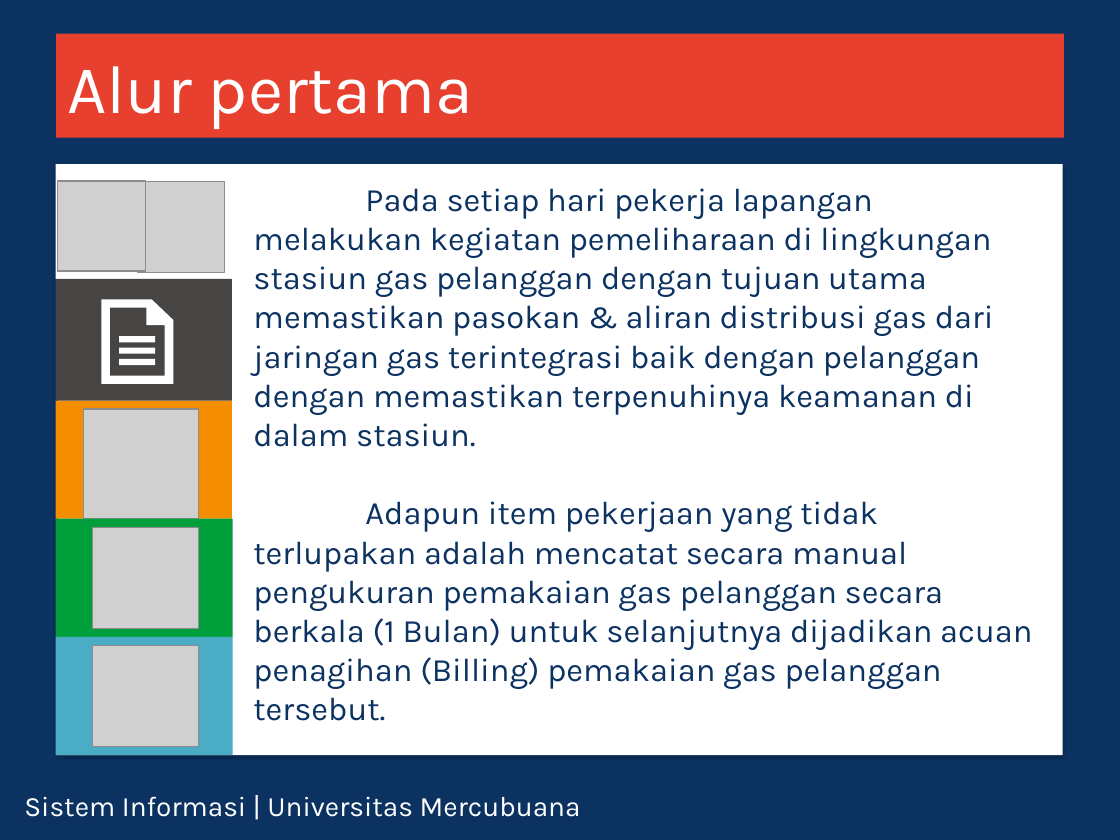
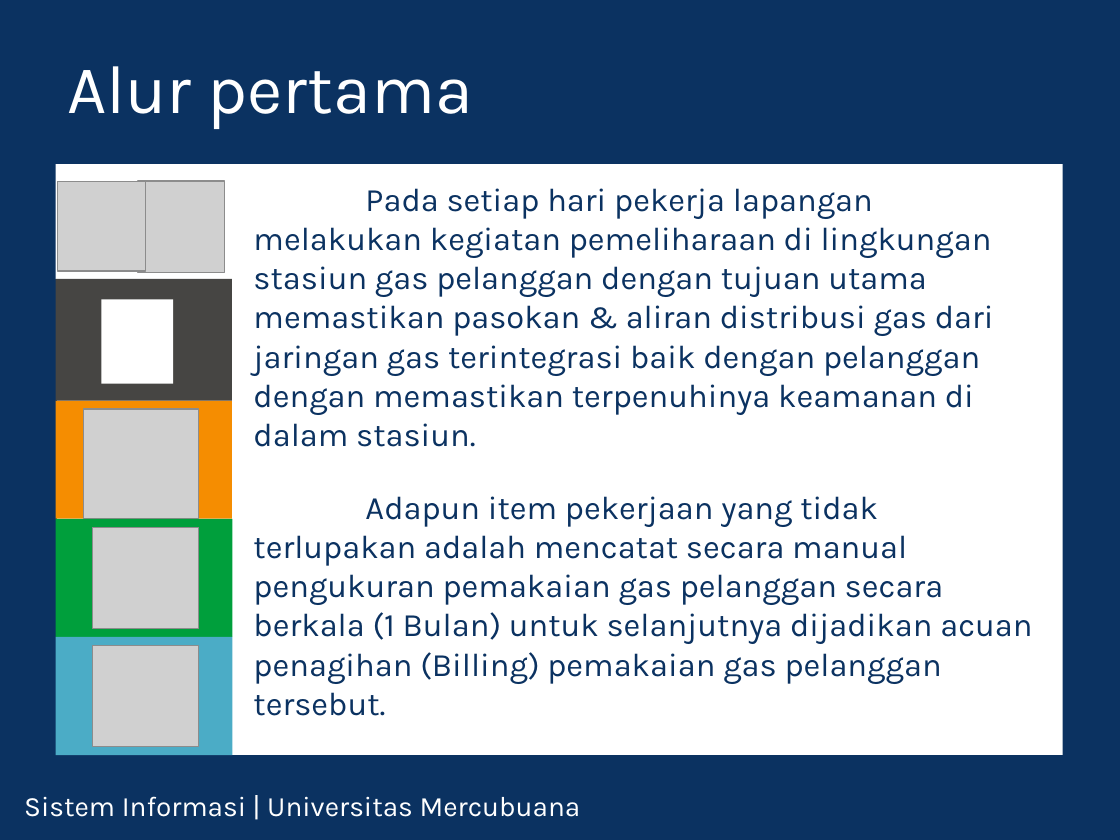
Before and after one commit to feldy/pgn, a slide deck: slide 5 of doc/ppt_new/metro-ui-style.pptx. Drawn at 1120x840 pixels with LibreOffice and Linux fonts; fonts in the diff are those of the drawing; grey boxes stand for pictures; background and template pictures are left out. Boxes give left, top, right and bottom in pixels: in the first picture for what was removed or moved away, otherwise in the second. Text is boxed around its words. In the diff, an @@ line names an element or a change of style, - is before the commit and + after.

```diff
--- a/doc/ppt_new/metro-ui-style.pptx
+++ b/doc/ppt_new/metro-ui-style.pptx
@@ text "Alur pertama": place and size @@
-text "Alur pertama" at [56, 34, 1064, 138]
+text "Alur pertama" at [67, 66, 473, 129]
@@ text "Alur pertama" at [67, 66, 473, 129]: fill #E8402E to none @@
@@ rectangle at [57, 165, 1063, 756]: shadow off @@
@@ text "Pada setiap hari pekerja lapangan ..." rewrapped from [253, 188, 1032, 650] to [253, 188, 1032, 716] @@
@@ freeform shape removed at [102, 299, 174, 383] @@
@@ rectangle added at [102, 299, 174, 383], fill #FFFFFF @@
```
Also in this commit, not shown: 8 other slides changed, 13 other files.
